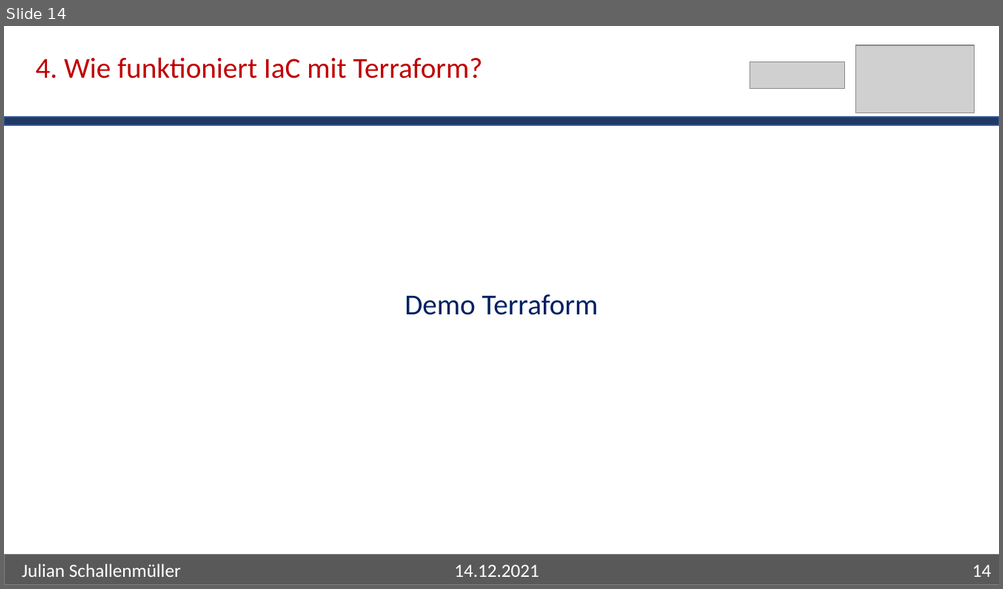
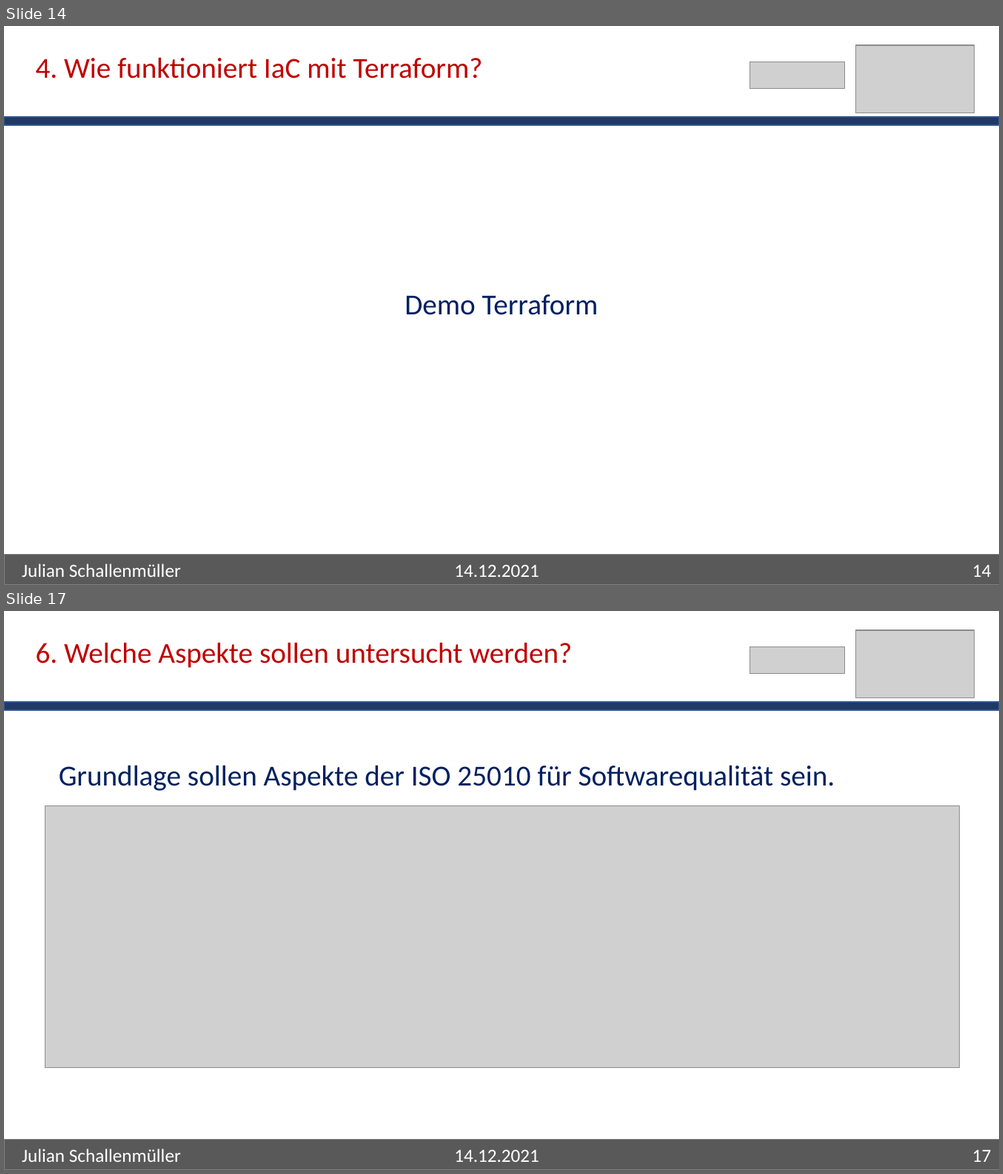
Before and after one commit to JulianSchallenmueller/Bachelorarbeit, a slide deck: Bachelorarbeitsbesuch/Präsentation.pptx. Shown one above the other, each under a label of ours: slide 14 before the commit, slides 14 and 17 after it; the slides between them are not shown. The pictures are 1003x589 and 1003x1174 pixels, drawn with LibreOffice and Linux fonts; fonts in the diff are those of the drawing; grey boxes stand for pictures. Boxes give left, top, right and bottom in pixels: in the first picture for what was removed or moved away, otherwise in the second. Text is boxed around its words. In the diff, an @@ line names an element or a change of style, - is before the commit and + after.

```diff
--- a/Bachelorarbeitsbesuch/Präsentation.pptx
+++ b/Bachelorarbeitsbesuch/Präsentation.pptx
@@ slide 17 added at (4, 611, 999, 1170), background #FFFFFF @@
@@ picture added at (856, 630, 974, 698) @@
@@ text added at (36, 642, 572, 668), 28 pt, text #C00000 @@
+6. Welche Aspekte sollen untersucht werden?
@@ picture added at (749, 647, 844, 673) @@
@@ rectangle added at (4, 702, 999, 710), fill #203864, outline #325491 1 pt @@
@@ text added at (59, 765, 834, 791), 28 pt, text #002060 @@
+Grundlage sollen Aspekte der ISO 25010 für Softwarequalität sein.
@@ picture added at (45, 806, 959, 1068) @@
@@ rectangle added at (4, 1140, 999, 1170), fill #595959, outline #808080 1 pt @@
@@ text added at (22, 1149, 539, 1162), 18 pt, text #FFFFFF @@
+Julian Schallenmüller 14.12.2021
@@ page number added at (972, 1150, 991, 1162), 18 pt, text #FFFFFF @@
+17
```
Also in this commit, not shown: 2 slides changed, 2 other slides added.
